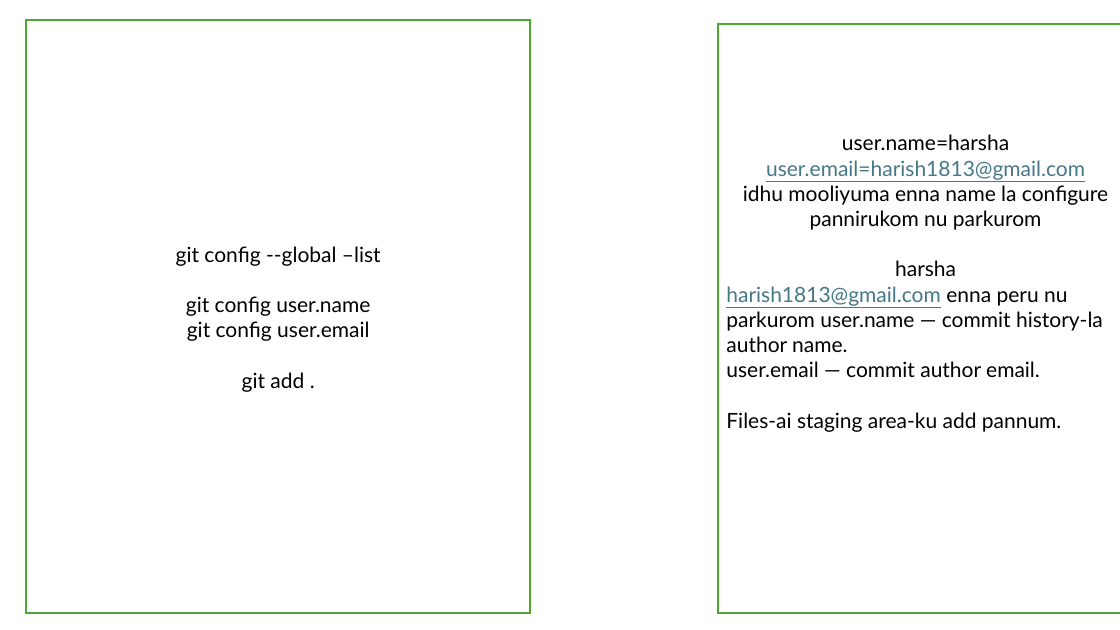
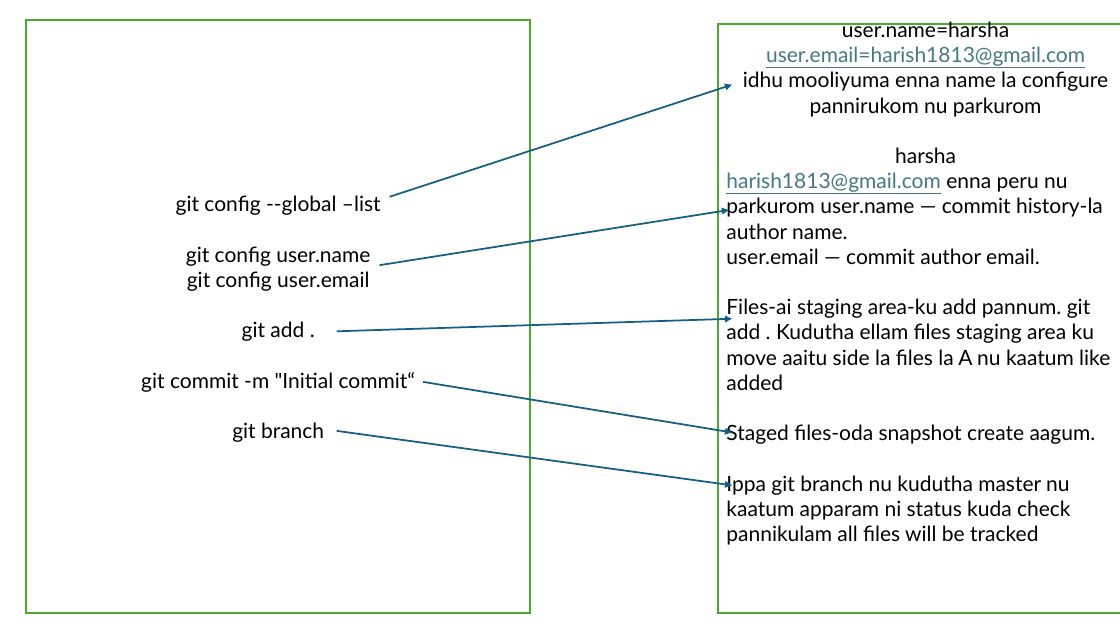
Before and after one commit to Harish18131989/gitfinalcompanyplay, a slide deck: slide 60 of Playwright & API.pptx. Drawn at 1120x630 pixels with LibreOffice and Linux fonts; fonts in the diff are those of the drawing. Boxes give left, top, right and bottom in pixels: in the first picture for what was removed or moved away, otherwise in the second. Text is boxed around its words. In the diff, an @@ line names an element or a change of style, - is before the commit and + after.

Commit message:
ppt

```diff
--- a/Playwright & API.pptx
+++ b/Playwright & API.pptx
@@ arrow added from (390, 197) to (732, 85), #156082 1.5 pt @@
@@ arrow added from (380, 266) to (729, 210), #156082 1.5 pt @@
@@ text in rectangle at [726,248,1110,545]: text changed @@
-user.email — commit author email.
-Files-ai staging area-ku add pannum.
+user.email — commit author email.
+Files-ai staging area-ku add pannum. git add . Kudutha ellam files staging area ku move aaitu side la files la A nu kaatum like added
+Staged files-oda snapshot create aagum.
+Ippa git branch nu kudutha master nu kaatum apparam ni status kuda check pannikulam all files will be tracked
@@ text in rectangle at [141,271,415,442]: text changed @@
-git config user.email
-git add .
+git config user.email
+git add .
+git commit -m "Initial commit“
+git branch
@@ arrow added from (337, 331) to (732, 318), #156082 1.5 pt @@
@@ arrow added from (423, 382) to (732, 433), #156082 1.5 pt @@
@@ arrow added from (337, 431) to (732, 486), #156082 1.5 pt @@
```
Also in this commit, not shown: 3 slides added.
